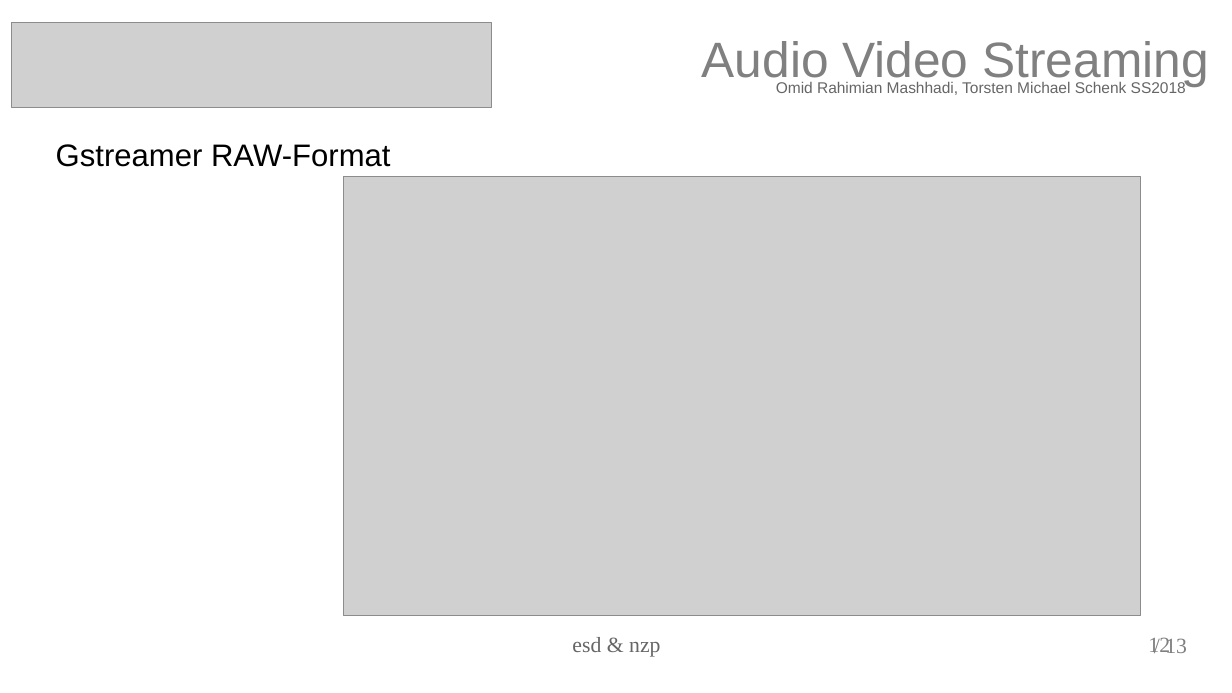
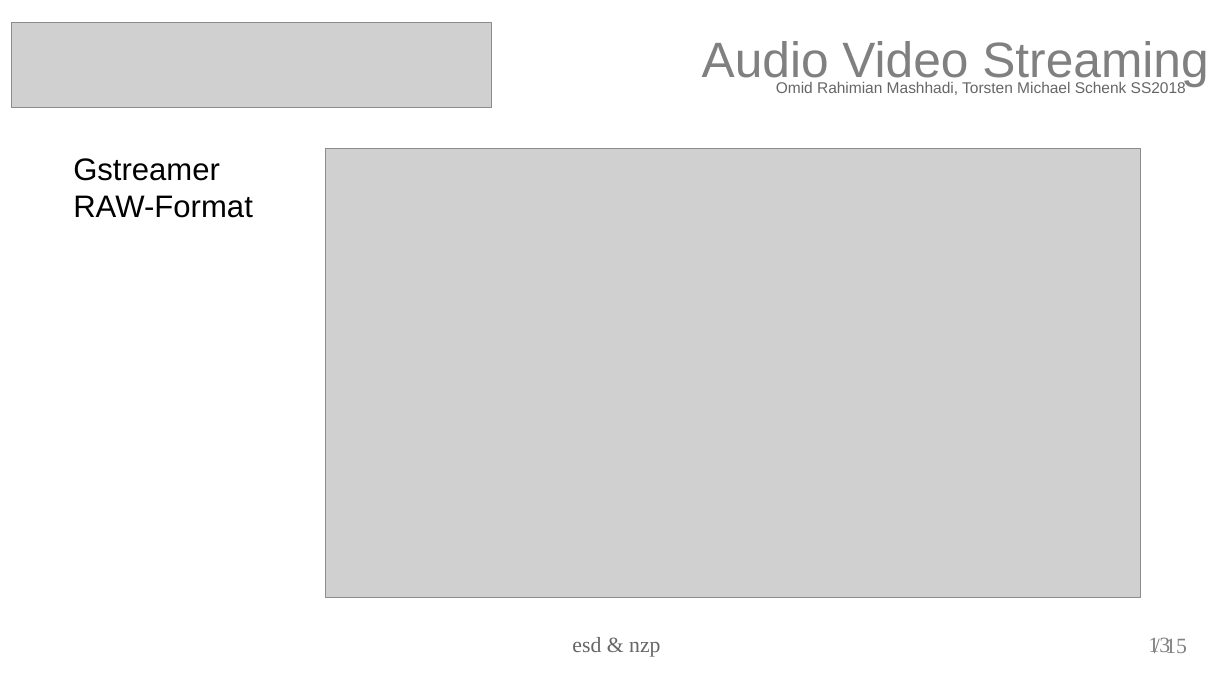
Before and after one commit to torstenschenk/beuth-avatar-ss2018, a slide deck: slide 13 of Presentation/Projekt/AVstreaming-Gruppe-15.odp (slide 12 before the commit). Drawn at 1232x693 pixels with LibreOffice and Linux fonts; fonts in the diff are those of the drawing; grey boxes stand for pictures. Boxes give left, top, right and bottom in pixels: in the first picture for what was removed or moved away, otherwise in the second. Text is boxed around its words. In the diff, an @@ line names an element or a change of style, - is before the commit and + after.

```diff
--- a/Presentation/Projekt/AVstreaming-Gruppe-15.odp
+++ b/Presentation/Projekt/AVstreaming-Gruppe-15.odp
@@ picture: place and size @@
-picture at <box>343,177,1140,616</box>
+picture at <box>325,149,1140,598</box>
@@ text at <box>73,158,253,218</box>: text changed @@
-Gstreamer RAW-Format
+Gstreamer
+RAW-Format
@@ page number at <box>1148,637,1170,653</box>: text changed @@
-/ 13
+13
@@ page number removed at <box>1148,637,1170,653</box> @@
-12
@@ text added at <box>1165,638,1187,653</box>, 14 pt, text #808080 @@
+/ 15
```
Also in this commit, not shown: 11 other slides changed, 2 slides added, 3 other files.
